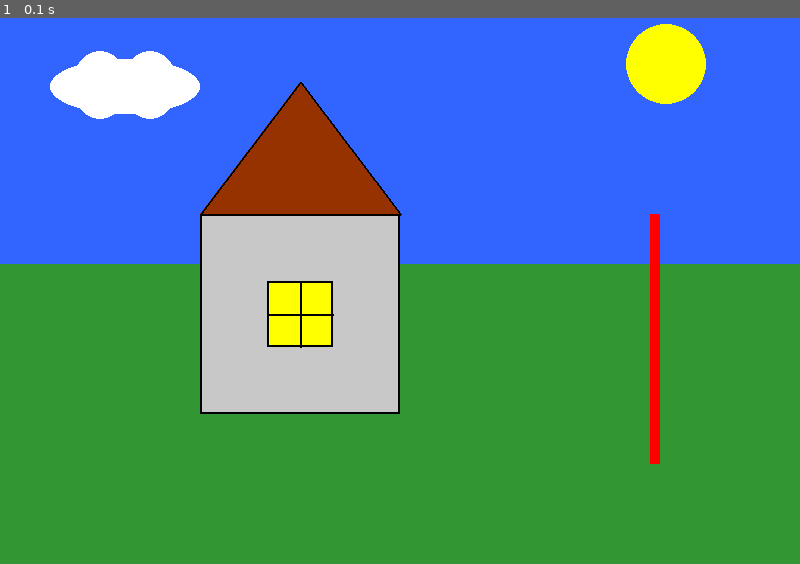
Above: before the commit, frame 1.
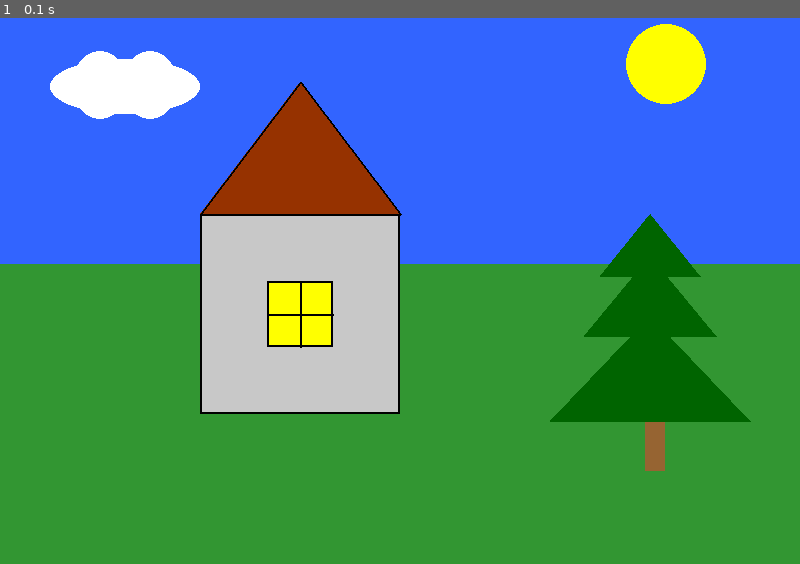
Above: after the commit, the same moment.

Repository: Pleshakova/pygame_projects
Game: pygame game, started from draw_house.py
Same seed, same stepped clock (60 frames per second), same inputs: the game is played once before the commit and once after it.
Inputs:
- Up to frame 1 (0.1 s): no input

The runs differ from the first frame. In frame 1, 4.5% of the frame differs, in the area x 68-94%, y 35-83%.

Commit message:
Changed structure (calculated parameters are out of function's defenitions) plus added the function that drawing a tree

Diff:
--- a/draw_house.py
+++ b/draw_house.py
@@ -11,6 +11,8 @@
 yellow = (255, 255, 0)
 gray = (200, 200, 200)
 dark_red = (150, 50, 0)
+dark_green = (0, 100, 0)
+brown = (150, 100, 50)
 x0 = 0
 y0 = 0
 size = 800, 600
@@ -19,29 +21,28 @@
 
 
 def main():
-    horizon(size, y0)
-    draw_sky(size, 40)
+    horizon(y0 + size[1] // 2, size[0], size[1] // 2)
+    draw_sky()
     draw_house(200, 250, 200, 200)
     draw_tree(650, 250, 100, 250)
 
 
-def horizon(size, y0):
-    width1 = size[0]
-    heigth1 = size[1] // 2
-    y1 = y0 + heigth1
-    pygame.draw.rect(screen, green, (x0, y1, width1, heigth1))
-    pygame.draw.rect(screen, blue, (x0, y0, width1, heigth1))
+def horizon(y_horizon, width, height):
+    pygame.draw.rect(screen, green, (x0, y_horizon, width, height))
+    pygame.draw.rect(screen, blue, (x0, y0, width, height))
 
 
-def draw_sky(size, r):
-    x = x0 + size[0] * 5 // 6
-    y = y0 + size[1] * 1 // 6
-    # draw the sun
-    draw_sun(x, y, r)
+def draw_sky():
+    # draw sun
+    x_sun = x0 + size[0] * 5 // 6
+    y_sun = y0 + size[1] * 1 // 6
+    r_sun = 40
+    draw_sun(x_sun, y_sun, r_sun)
     # draw clouds
-    x = x0 + size[0] // 16
-    y = y0 + size[1] // 6
-    draw_clouds(x, y, r + 10)
+    x_clouds = x0 + size[0] // 16
+    y_clouds = y0 + size[1] // 6
+    r_clouds = 50
+    draw_clouds(x_clouds, y_clouds, r_clouds)
 
 
 def draw_sun(x, y, r):
@@ -63,9 +64,17 @@
     :param width: ширина дома
     :param height: высота стены
     """
-    draw_walls(200, 250, 200, 200)
-    draw_roof(200, 250, 200, 200)
-    draw_window(200, 250, 200, 200)
+    walls_width = width
+    walls_height = height
+    roof_width = width
+    roof_height = height // 3 * 2
+    window_width = width // 3
+    window_height = height // 3
+    x_window = x + (width - window_width) // 2
+    y_window = y + (height - window_height) // 2
+    draw_walls(x, y, walls_width, walls_height)
+    draw_roof(x, y, roof_width, roof_height)
+    draw_window(x_window, y_window, window_width, window_height)
 
 
 def draw_walls(x, y, width, height):
@@ -74,30 +83,40 @@
 
 
 def draw_roof(x, y, width, height):
-    x1 = x + width
-    x2 = x + width // 2
-    y2 = y - height // 3 * 2
-    pygame.draw.polygon(screen, dark_red, [(x, y), (x1, y), (x2, y2)])
-    pygame.draw.polygon(screen, black, [(x, y), (x1, y), (x2, y2)], 2)
+    pygame.draw.polygon(screen, dark_red, [(x, y), (x + width, y), (x + width // 2, y - height)])
+    pygame.draw.polygon(screen, black, [(x, y), (x + width, y), (x + width // 2, y - height)], 2)
 
 
 def draw_window(x, y, width, height):
-    width1 = width // 3
-    height1 = height // 3
-    x1 = x + (width - width1) // 2
-    y1 = y + (height - height1) // 2
-    x2 = x1 + width1 // 2
-    x3 = x1 + width1
-    y2 = y1 + height1
-    y3 = y1 + height1 // 2
-    pygame.draw.rect(screen, yellow, (x1, y1, width1, height1))
-    pygame.draw.rect(screen, black, (x1, y1, width1, height1), 2)
-    pygame.draw.line(screen, black, (x2, y1), (x2, y2), 2)
-    pygame.draw.line(screen, black, (x1, y3), (x3, y3), 2)
+    pygame.draw.rect(screen, yellow, (x, y, width, height))
+    pygame.draw.rect(screen, black, (x, y, width, height), 2)
+    x1 = x + width // 2
+    x2 = x + width
+    y1 = y + height // 2
+    y2 = y + height
+    draw_window_lines(x, y, x1, x2, y1, y2)
+
+
+def draw_window_lines(x, y, x1, x2, y1, y2):
+    pygame.draw.line(screen, black, (x, y1), (x2, y1), 2)
+    pygame.draw.line(screen, black, (x1, y), (x1, y2), 2)
 
 
 def draw_tree(x, y, width, height):
-    pygame.draw.rect(screen, red, (x, y, width // 10, height))
+    """ Функция рисует дерево
+    :param x: координата x верхушки дерева
+    :param y: координата у верхушки дерева
+    """
+    height_triangle = height // 4
+    y_bottom_1triangle = y + height_triangle
+    y_top_2triangle = y_bottom_1triangle - height_triangle // 3
+    y_bottom_2triangle = y_top_2triangle + height_triangle * 1.3
+    y_top_3triangle = y_bottom_2triangle - height_triangle // 3
+    y_bottom_3triangle = y_top_3triangle + height_triangle * 1.3 * 1.3
+    pygame.draw.rect(screen, brown, (x-5, y_bottom_3triangle, width // 5, height // 5))
+    pygame.draw.polygon(screen, dark_green, [(x, y), (x - width // 2, y_bottom_1triangle), (x + width // 2, y_bottom_1triangle)])
+    pygame.draw.polygon(screen, dark_green, [(x, y_top_2triangle), (x - width // 3 * 2, y_bottom_2triangle), (x + width // 3 * 2, y_bottom_2triangle)])
+    pygame.draw.polygon(screen, dark_green, [(x, y_top_3triangle), (x - width, y_bottom_3triangle), (x + width, y_bottom_3triangle)])
 
 
 main()
